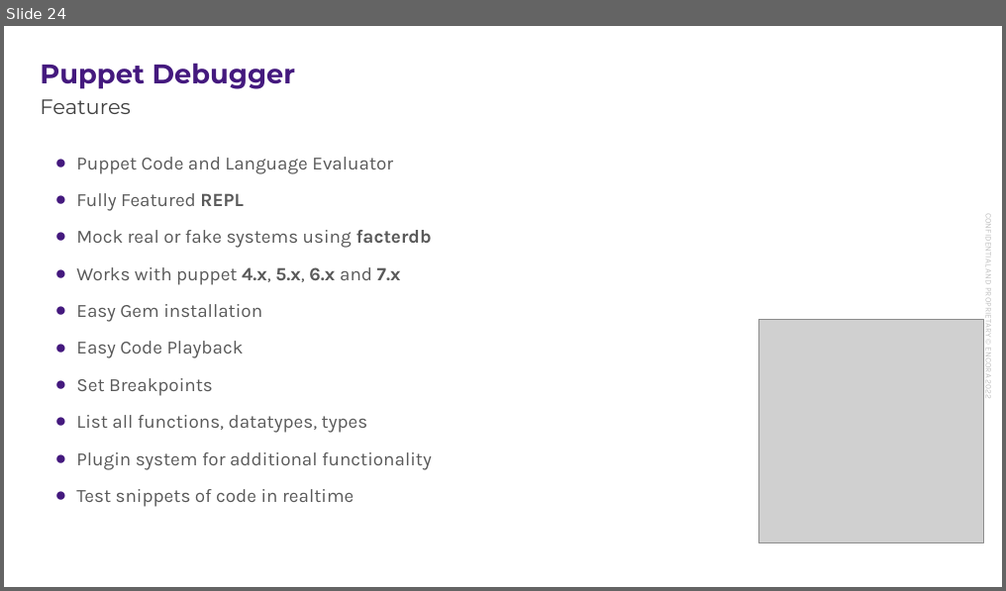
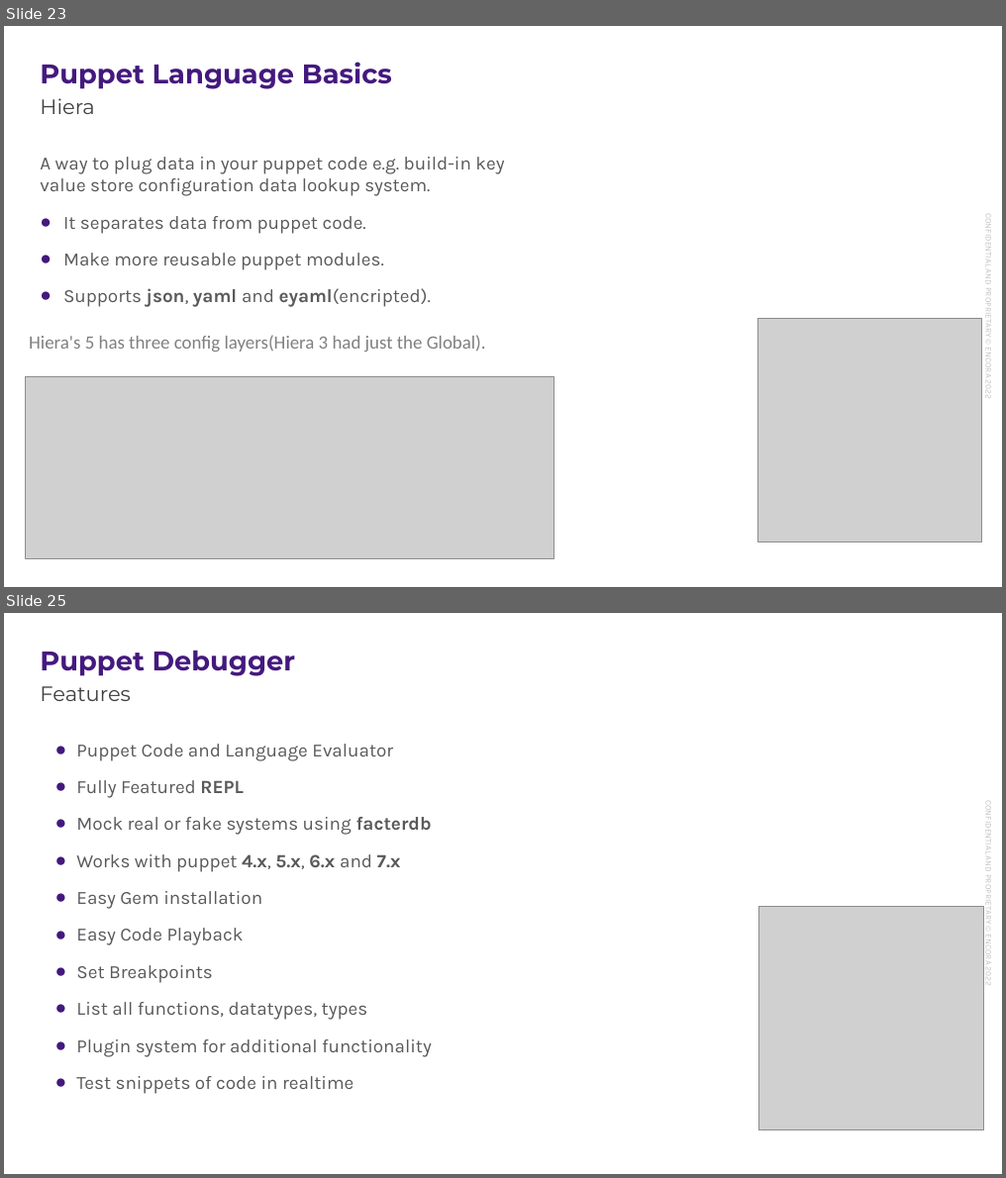
Before and after one commit to enogrob/presentation-puppet-debugger, a slide deck: docs/presentation-puppet-debugger.pptx. Shown one above the other, each under a label of ours: slide 24 before the commit, slides 23 and 25 after it; the slides between them are not shown. The pictures are 1006x591 and 1006x1178 pixels, drawn with LibreOffice and Linux fonts; fonts in the diff are those of the drawing; grey boxes stand for pictures; background and template pictures are left out. Boxes give left, top, right and bottom in pixels: in the first picture for what was removed or moved away, otherwise in the second. Text is boxed around its words. In the diff, an @@ line names an element or a change of style, - is before the commit and + after.

```diff
--- a/docs/presentation-puppet-debugger.pptx
+++ b/docs/presentation-puppet-debugger.pptx
@@ slide 23 added at [4, 26, 1002, 587], background picture (left out); not listed: 2 template elements that a slide beside it also shows @@
@@ title added at [40, 62, 392, 89], 26 pt, text #44197E, bold @@
+Puppet Language Basics
@@ subtitle added at [40, 98, 94, 114], 20 pt, text #404040 @@
+Hiera
@@ text added at [40, 157, 504, 307], 18 pt, text #595959 @@
+A way to plug data in your puppet code e.g. build-in key value store configuration data lookup system.
+● It separates data from puppet code.
+● Make more reusable puppet modules.
+● Supports json, yaml and eyaml(encripted).
@@ picture added at [757, 318, 982, 543] @@
@@ text added at [29, 335, 486, 352], 18 pt, text #808080 @@
+Hiera's 5 has three config layers(Hiera 3 had just the Global).
@@ picture added at [25, 377, 554, 560] @@
@@ what was slide 24 is now slide 25 @@
```
Also in this commit, not shown: 2 slides changed, 6 other files.
